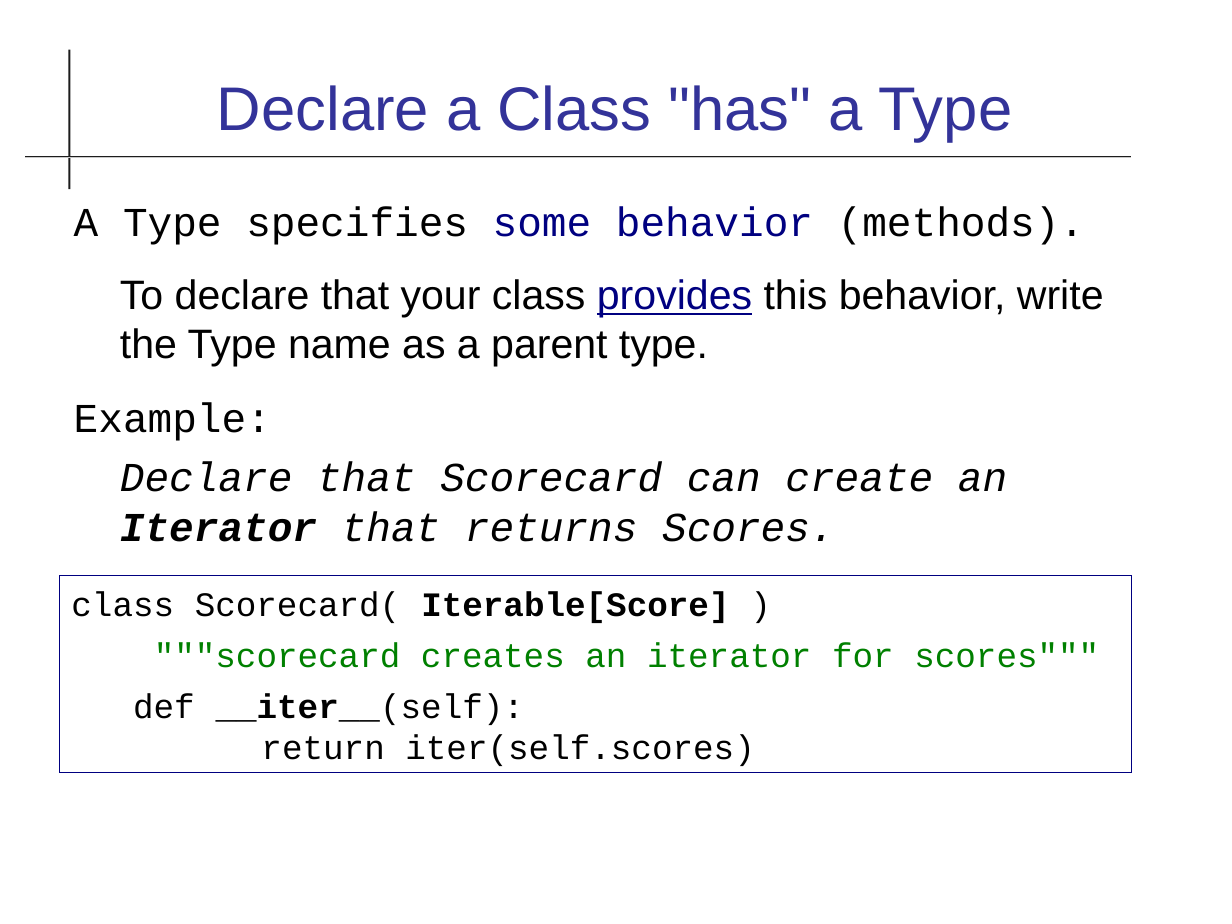
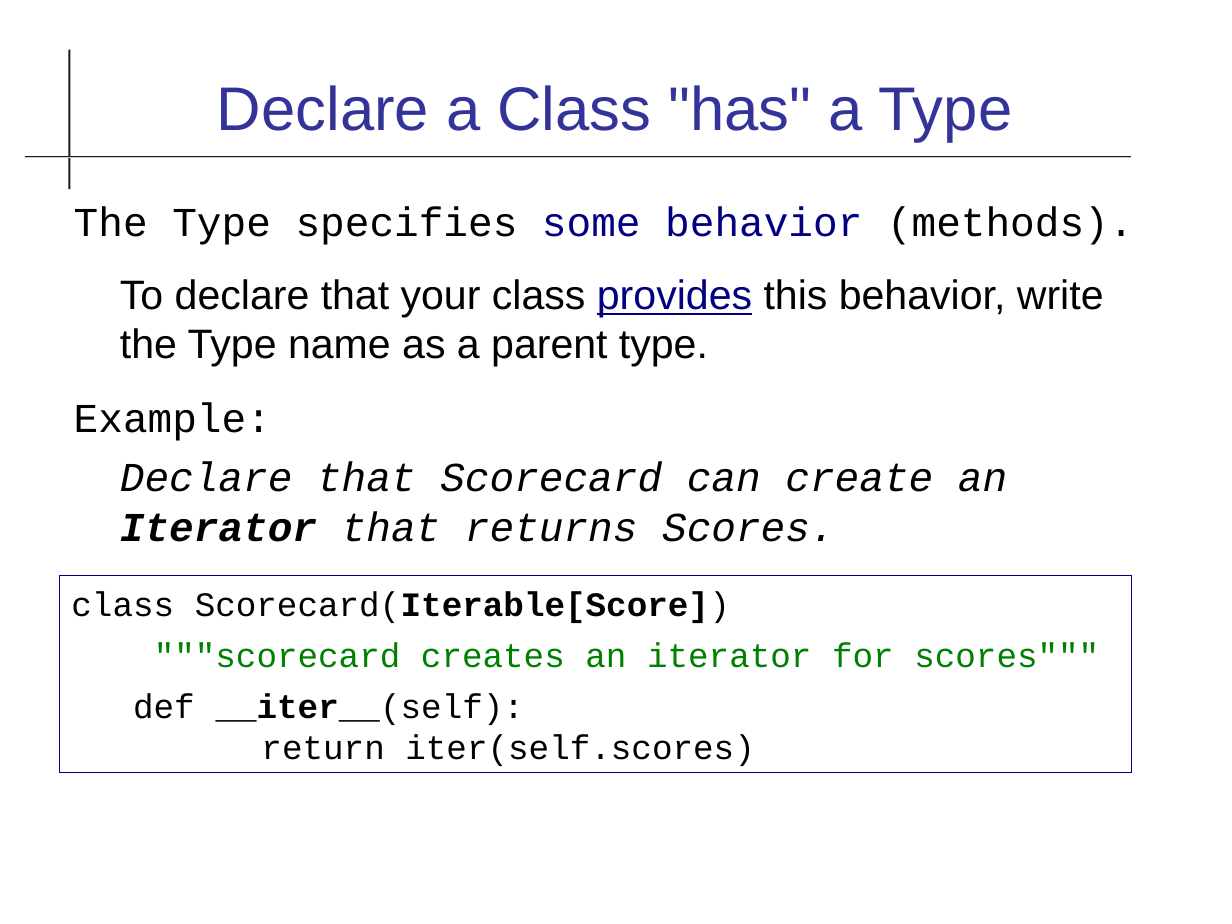
Before and after one commit to cpske/ISP, a slide deck: slide 31 of code-quality/Type-Checking.odp. Drawn at 1232x924 pixels with LibreOffice and Linux fonts; fonts in the diff are those of the drawing. Boxes give left, top, right and bottom in pixels: in the first picture for what was removed or moved away, otherwise in the second. Text is boxed around its words. In the diff, an @@ line names an element or a change of style, - is before the commit and + after.

Commit message:
update to week 10 schedule and type hints material

```diff
--- a/code-quality/Type-Checking.odp
+++ b/code-quality/Type-Checking.odp
@@ text at bbox=[74, 206, 1133, 245]: text changed @@
-A Type specifies some behavior (methods).
+The Type specifies some behavior (methods).
@@ text in rectangle at bbox=[71, 591, 730, 623]: spaces changed @@
-class Scorecard( Iterable[Score] )
+class Scorecard(Iterable[Score])
```
Also in this commit, not shown: 8 other slides changed, 1 slide added, 4 other files.
